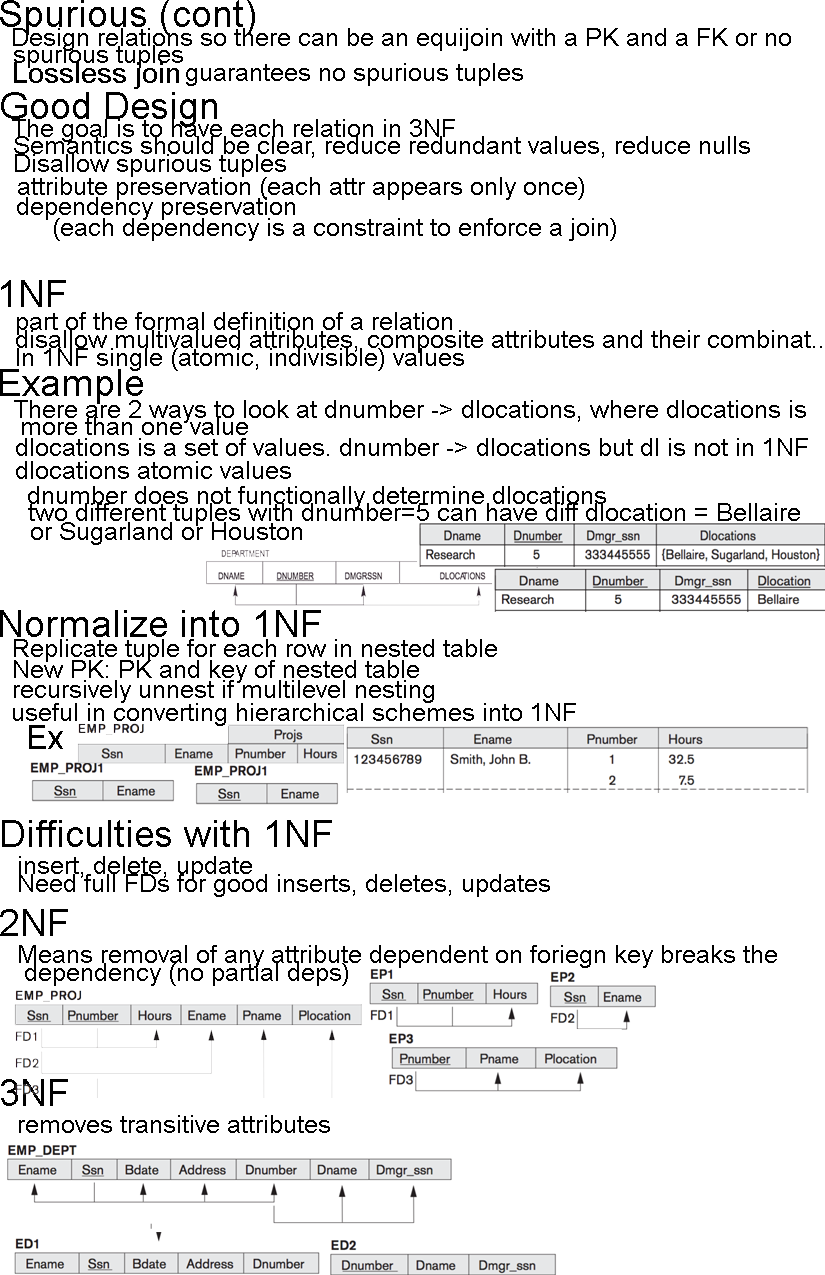
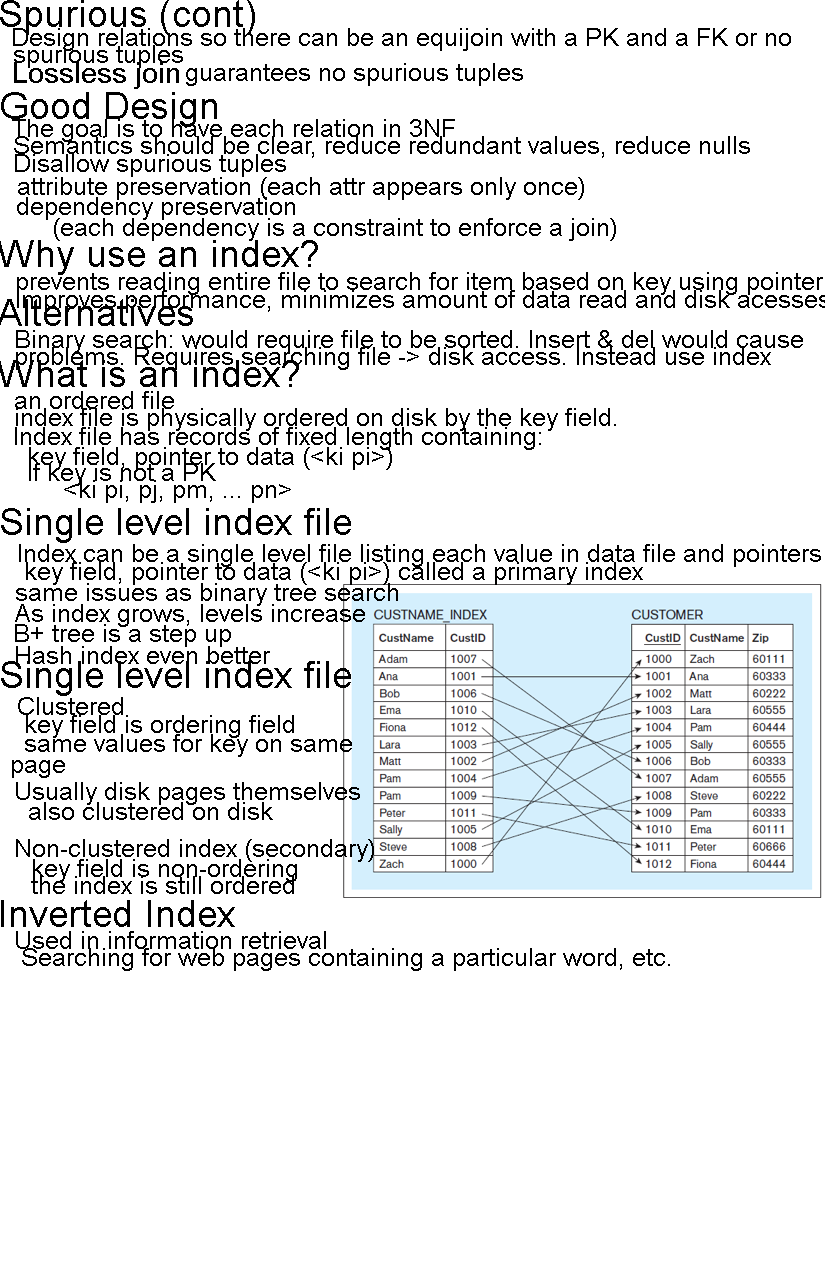
Layer changes from the first 825 × 1275 image to the second:
added group "What is an index?" (1st of 2, in "Spurious -") with 7 layers in group "Spurious -" over 0, 360, 616, 503
moved "heading" (4th of 8, in "Spurious -" › "What is an index?") into group "What is an index?" over 0, 360, 321, 637
moved "body" (4th of 8, in "Spurious -" › "What is an index?") into group "What is an index?" over 13, 391, 809, 805
renamed "There are 2 ways to look at dnumber -> dlocations, where dlocat" to "Binary search: would require file to be sorted. Insert & del wo", painted on it over 14, 330, 806, 423
removed group "Normalize to 1NF" (14 layers) from group "Spurious -" over 0, 610, 809, 805
added group "Types of Indexes" with 12 layers in group "Spurious -" over 1, 661, 374, 894
moved "heading" (6th of 8, in "Spurious -" › "Types of Indexes") into group "Types of Indexes" over 0, 661, 351, 936
moved "body" (6th of 8, in "Spurious -" › "Types of Indexes") into group "Types of Indexes" over 12, 697, 777, 1098
removed group "3NF" (1st of 2, in "Spurious -") (8 layers) from group "Spurious -" over 1, 1079, 562, 1275
renamed "Difficulties with 1NF" to "Single level index file", painted on it over 1, 508, 351, 847
renamed "insert, delete, update" to "Index can be a single level file listing each value in data fil", painted on it over 19, 544, 821, 879
renamed "Need full FDs for good inserts, deletes, updates" to "key field, pointer to data (<ki pi>) called a primary index", painted on it over 19, 562, 643, 897
removed group "2NF" (1st of 2, in "Spurious -") (10 layers) from group "Spurious -" over 0, 909, 777, 1098
added group "ex" with 1 layers in group "body" over 341, 581, 825, 898
moved "Layer 8" into group "ex", painted on it over 191, 581, 825, 901
moved "body" (8th of 8, in "Spurious -" › "Inverted Index") into group "Inverted Index" over 3, 931, 670, 1275
…and 58 more changes (20 added, 4 painted, 33 removed, 4 renamed, 1 stack)
